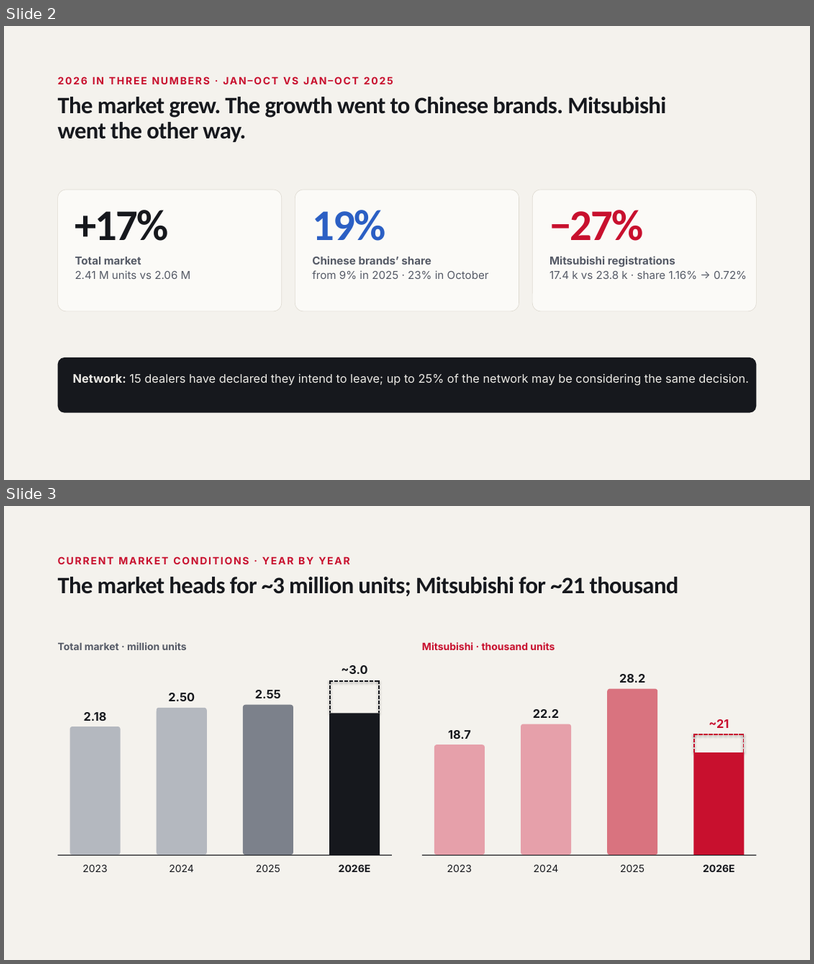
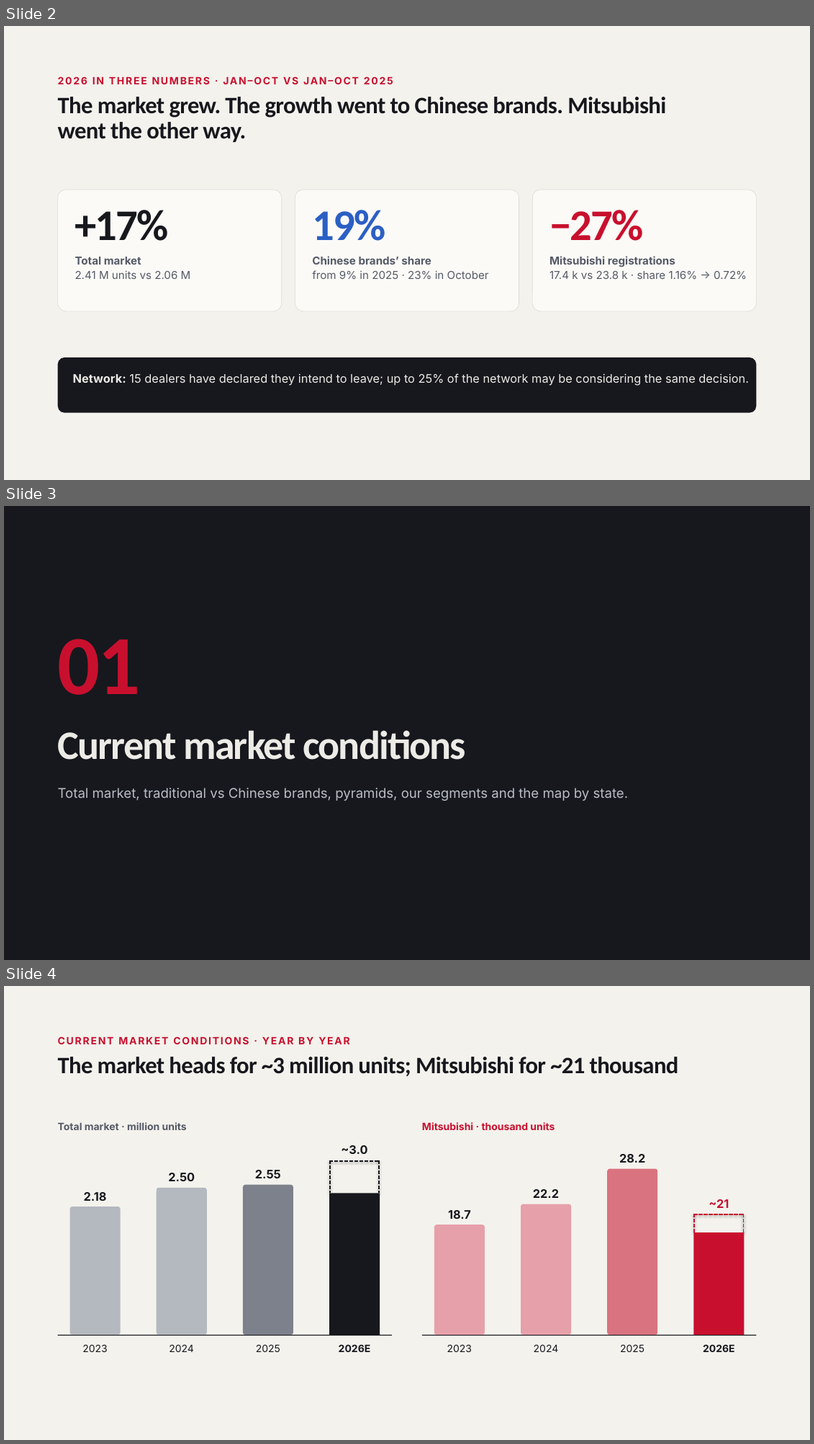
Before and after one commit to FLeone2/mercado-atlas, a slide deck: Mitsubishi_Brazil_Market_Network_Nov2026.pptx. Shown one above the other, each under a label of ours: slides 2 and 3 before the commit, slides 2, 3 and 4 after it. The pictures are 814x964 and 814x1444 pixels, drawn with LibreOffice and Linux fonts; fonts in the diff are those of the drawing. Boxes give left, top, right and bottom in pixels: in the first picture for what was removed or moved away, otherwise in the second. Text is boxed around its words. In the diff, an @@ line names an element or a change of style, - is before the commit and + after.

```diff
--- a/Mitsubishi_Brazil_Market_Network_Nov2026.pptx
+++ b/Mitsubishi_Brazil_Market_Network_Nov2026.pptx
@@ slide 3 added at [4,506,810,960], background #16181D @@
@@ text added at [58,638,141,695], 100 pt, text #C8102E, bold @@
+01
@@ text added at [58,730,466,759], 48 pt, text #EDEBE6, bold @@
+Current market conditions
@@ text added at [58,788,629,800], 16 pt, text #B9BDC6 @@
+Total market, traditional vs Chinese brands, pyramids, our segments and the map by state.
@@ what was slide 3 is now slide 4 @@
```
Also in this commit, not shown: 6 other slides added.
